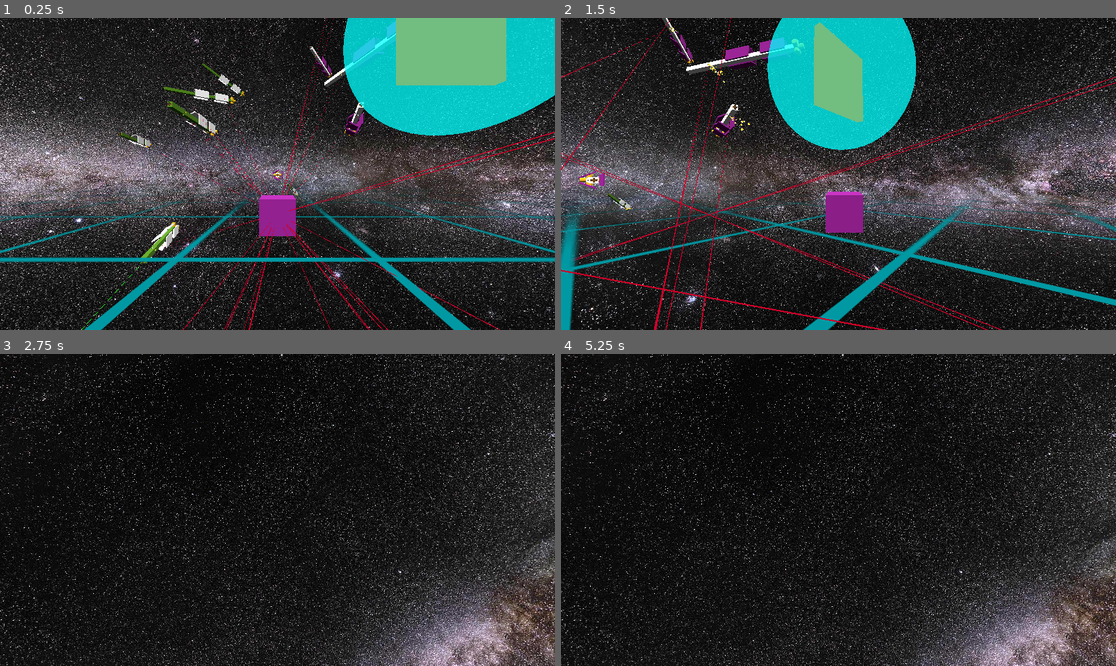
Above: before the commit, frames 1-4 (two rows, left to right).
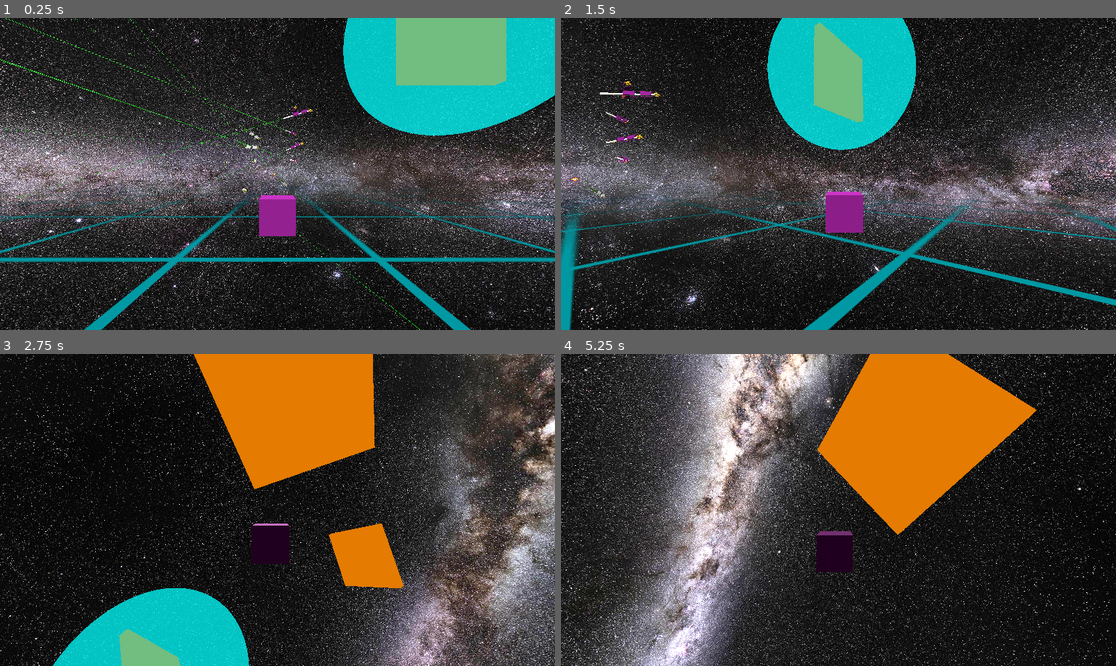
Above: after the commit, the same moments.

Repository: david-andrew/Aberration
Game: Godot game, scene res://world.tscn
Same seed, same stepped clock (60 frames per second), same inputs: the game is played once before the commit and once after it.
Inputs:
- Up to frame 1 (0.25 s): no input
- Up to frame 2 (1.5 s): hold Right (right) 0.53-1.28 s; hold A (a) 0.53-1.28 s; tap D (d) at 0.8, 1.35 s; hold Down (down) from 1.28 s (still down)
- Up to frame 3 (2.75 s): tap E (e) at 1.55 s; release Down (down) at 2.03 s; hold Right (right) from 2.03 s (still down); hold E (e) from 2.03 s (still down); tap S (s) at 2.3 s
- Up to frame 4 (5.25 s): release Right (right) at 2.78 s; release E (e) at 2.78 s; hold Up (up) 2.78-3.53 s; tap S (s) at 2.85 s; tap Space (space) at 3.05 s; hold Space (space) 3.53-4.28 s; hold Left (left) 3.53-5.03 s; tap W (w) at 3.8, 4.35 s; tap A (a) at 4.55 s; hold Down (down) from 5.03 s (still down); hold A (a) from 5.03 s (still down)

The runs differ from the first frame. In frame 1, 3.0% of the frame differs, in the area x 0-100%, y 0-100%; in frame 2, 3.2%; in frame 3, 51%; in frame 4, 66%.

Commit message:
moved ships. made aiming laser invisible

Diff:
--- a/scenes/cannon_module.tscn
+++ b/scenes/cannon_module.tscn
@@ -55,5 +55,6 @@
 
 [node name="TargetSight" type="MeshInstance3D" parent="."]
 transform = Transform3D(1, 0, 0, 0, -4.37114e-08, -1, 0, 1, -4.37114e-08, 0, 0, -250)
+visible = false
 mesh = SubResource("CylinderMesh_kcksl")
 skeleton = NodePath("")
--- a/scripts/cannon_module.gd
+++ b/scripts/cannon_module.gd
@@ -4,7 +4,7 @@
 var possible_targets: Array[RigidBody3D] = []
 var original_transform: Transform3D
 @export var MIN_ANGLE_WITH_SURFACE: float = PI/8
-var target_sight_laser: MeshInstance3D
+#var target_sight_laser: MeshInstance3D
 var original_parent
 
 const SHOOT_FREQUENCY = 20 #shots/second
@@ -25,8 +25,8 @@
 	target = get_tree().current_scene.find_child('Player')
 	original_transform = Transform3D(transform)
 
-	target_sight_laser = $TargetSight
-	target_sight_laser.visible = false
+	#target_sight_laser = $TargetSight
+	#target_sight_laser.visible = false
 
 	original_parent = get_parent()
 
@@ -60,9 +60,9 @@
 
 	# check if cannon is beyond max rotation
 	if transform.basis.z.dot(original_transform.basis.z) < 0.25:
-		target_sight_laser.visible = false
+		#target_sight_laser.visible = false
 		return
-	target_sight_laser.visible = true
+	#target_sight_laser.visible = true
 	shoot_bullet()
 	return
 
@@ -77,5 +77,3 @@
 		bullet.linear_velocity = linear_velocity + BULLET_INITIAL_SPEED * -global_transform.basis.z + Vector3(randfn(0,1), randfn(0,1), randfn(0,1))*0.5
 		last_shot_time = Time.get_ticks_msec()
 		total_bullets_shot += 1
-
-		#apply_central_impulse(BULLET_INITIAL_SPEED * bullet.mass/50 * Vector3.FORWARD * basis)
--- a/world.tscn
+++ b/world.tscn
@@ -51,68 +51,68 @@
 [node name="World" type="Node3D"]
 
 [node name="LargeShip" parent="." instance=ExtResource("1_h85ca")]
-transform = Transform3D(1, 0, 0, 0, 1, 0, 0, 0, 1, -80, 53, -195)
+transform = Transform3D(1, 0, 0, 0, 1, 0, 0, 0, 1, -94.1532, 53, -785)
 
 [node name="TeamID" parent="LargeShip" instance=ExtResource("6_pbg1v")]
 team = 0
 
 [node name="LargeShip5" parent="." instance=ExtResource("1_h85ca")]
-transform = Transform3D(0.965926, 0, 0.258819, 0, 1, 0, -0.258819, 0, 0.965926, -217, 53, -306)
+transform = Transform3D(0.965926, 0, 0.258819, 0, 1, 0, -0.258819, 0, 0.965926, -231.153, 53, -896)
 
 [node name="TeamID" parent="LargeShip5" instance=ExtResource("6_pbg1v")]
 team = 0
 
 [node name="LargeShip6" parent="." instance=ExtResource("1_h85ca")]
-transform = Transform3D(0.5, 0, -0.866025, 0, 1, 0, 0.866025, 0, 0.5, -117, 122, -306)
+transform = Transform3D(0.5, 0, -0.866025, 0, 1, 0, 0.866025, 0, 0.5, -131.153, 122, -896)
 
 [node name="TeamID" parent="LargeShip6" instance=ExtResource("6_pbg1v")]
 team = 0
 
 [node name="LargeShip7" parent="." instance=ExtResource("1_h85ca")]
-transform = Transform3D(0.433013, 0.5, -0.75, -0.25, 0.866025, 0.433013, 0.866025, 0, 0.5, -117, 205.677, -436.906)
+transform = Transform3D(0.433013, 0.5, -0.75, -0.25, 0.866025, 0.433013, 0.866025, 0, 0.5, -131.153, 205.677, -1026.91)
 
 [node name="TeamID" parent="LargeShip7" instance=ExtResource("6_pbg1v")]
 team = 0
 
 [node name="LargeShip8" parent="." instance=ExtResource("1_h85ca")]
-transform = Transform3D(0.808013, 0.433013, -0.399519, -0.25, 0.866025, 0.433013, 0.533494, -0.25, 0.808013, 55, -56, -730.366)
+transform = Transform3D(0.808013, 0.433013, -0.399519, -0.25, 0.866025, 0.433013, 0.533494, -0.25, 0.808013, 40.8468, -56, -1320.37)
 
 [node name="TeamID" parent="LargeShip8" instance=ExtResource("6_pbg1v")]
 team = 0
 
 [node name="LargeShip2" parent="." instance=ExtResource("1_h85ca")]
-transform = Transform3D(0.965926, 0, -0.258819, 0, 1, 0, 0.258819, 0, 0.965926, 76, 53, -195)
+transform = Transform3D(0.965926, 0, -0.258819, 0, 1, 0, 0.258819, 0, 0.965926, 61.8468, 53, -785)
 
 [node name="TeamID" parent="LargeShip2" instance=ExtResource("6_pbg1v")]
 
 [node name="LargeShip9" parent="." instance=ExtResource("1_h85ca")]
-transform = Transform3D(0.866026, 0, -0.5, 0, 1, 0, 0.5, 0, 0.866026, 76, 194, -348)
+transform = Transform3D(0.866026, 0, -0.5, 0, 1, 0, 0.5, 0, 0.866026, 61.8468, 194, -938)
 
 [node name="TeamID" parent="LargeShip9" instance=ExtResource("6_pbg1v")]
 
 [node name="LargeShip10" parent="." instance=ExtResource("1_h85ca")]
-transform = Transform3D(-0.5, -3.08008e-09, -0.866025, 0.224144, 0.965926, -0.129409, 0.836516, -0.258819, -0.482963, 76, 194, -67)
+transform = Transform3D(-0.5, -3.08008e-09, -0.866025, 0.224144, 0.965926, -0.129409, 0.836516, -0.258819, -0.482963, 61.8468, 194, -657)
 
 [node name="TeamID" parent="LargeShip10" instance=ExtResource("6_pbg1v")]
 
 [node name="LargeShip11" parent="." instance=ExtResource("1_h85ca")]
-transform = Transform3D(-0.974444, 0.224144, -0.0147546, 0.224144, 0.965926, -0.129409, -0.0147546, -0.129409, -0.991481, 76, 228, -164)
+transform = Transform3D(-0.974444, 0.224144, -0.0147546, 0.224144, 0.965926, -0.129409, -0.0147546, -0.129409, -0.991481, 61.8468, 228, -754)
 
 [node name="TeamID" parent="LargeShip11" instance=ExtResource("6_pbg1v")]
 
 [node name="LargeShip12" parent="." instance=ExtResource("1_h85ca")]
-transform = Transform3D(-0.851271, 0.12941, -0.508519, 0.224144, 0.965926, -0.129409, 0.474444, -0.224144, -0.851271, 76, 101, -164)
+transform = Transform3D(-0.851271, 0.12941, -0.508519, 0.224144, 0.965926, -0.129409, 0.474444, -0.224144, -0.851271, 61.8468, 101, -754)
 
 [node name="TeamID" parent="LargeShip12" instance=ExtResource("6_pbg1v")]
 
 [node name="LargeShip3" parent="." instance=ExtResource("1_h85ca")]
-transform = Transform3D(0.965926, 0, 0.258819, 0, 1, 0, -0.258819, 0, 0.965926, -114, -64, -195)
+transform = Transform3D(0.965926, 0, 0.258819, 0, 1, 0, -0.258819, 0, 0.965926, -128.153, -64, -785)
 
 [node name="TeamID" parent="LargeShip3" instance=ExtResource("6_pbg1v")]
 team = 0
 
 [node name="LargeShip4" parent="." instance=ExtResource("1_h85ca")]
-transform = Transform3D(1, 0, 0, 0, 1, 0, 0, 0, 1, 0, 0, -259.332)
+transform = Transform3D(1, 0, 0, 0, 1, 0, 0, 0, 1, -14.1532, 0, -849.332)
 
 [node name="TeamID" parent="LargeShip4" instance=ExtResource("6_pbg1v")]
 
